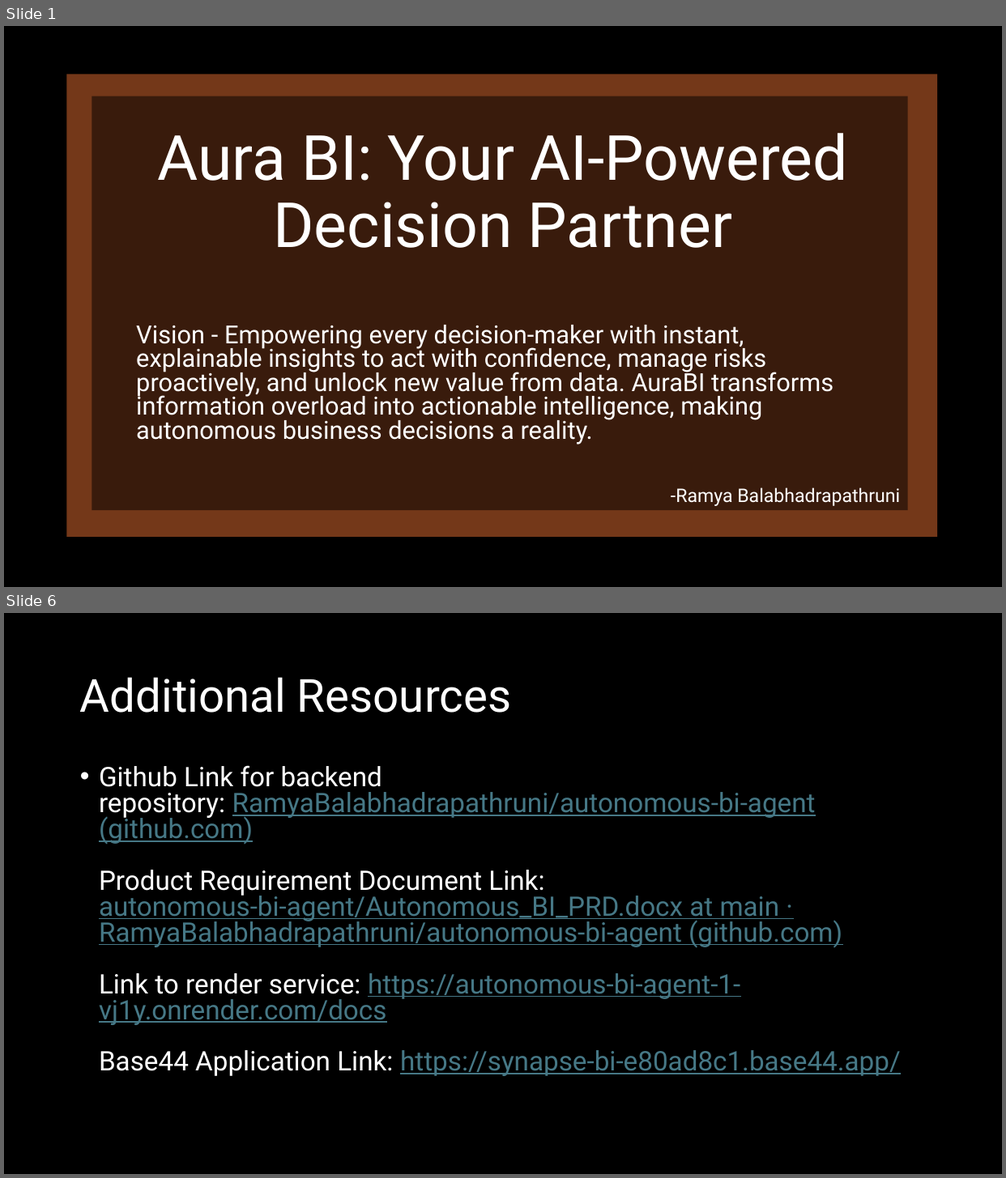
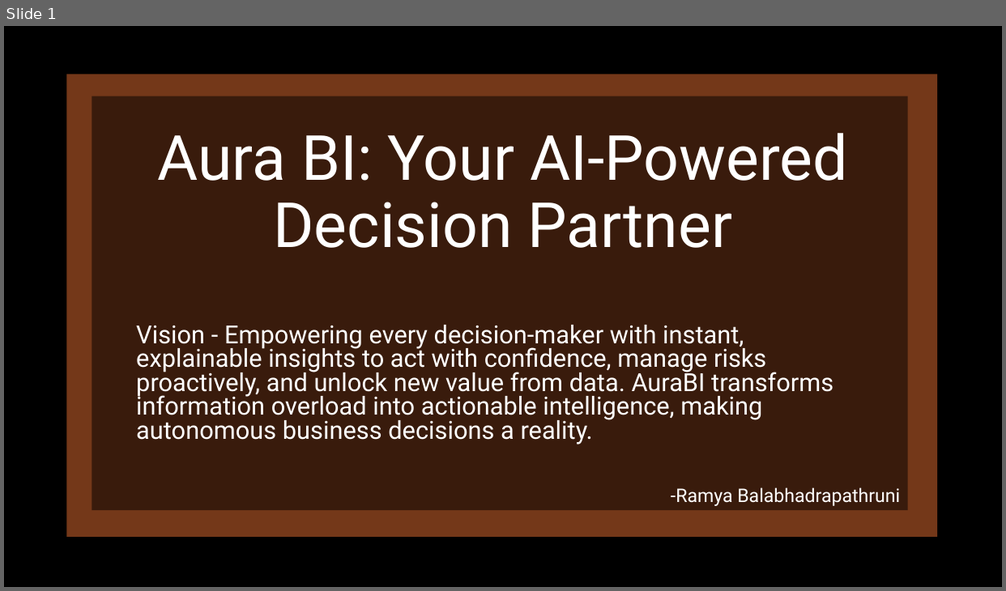
Before and after one commit to RamyaBalabhadrapathruni/autonomous-bi-agent-backup, a slide deck: AuraBI_theautonomousagent.pptx. Shown one above the other, each under a label of ours: slides 1 and 6 before the commit, slide 1 after it; the slides between them are not shown. The pictures are 1006x1178 and 1006x591 pixels, drawn with LibreOffice and Linux fonts; fonts in the diff are those of the drawing. Boxes give left, top, right and bottom in pixels: in the first picture for what was removed or moved away, otherwise in the second. Text is boxed around its words. In the diff, an @@ line names an element or a change of style, - is before the commit and + after.

```diff
--- a/AuraBI_theautonomousagent.pptx
+++ b/AuraBI_theautonomousagent.pptx
@@ slide 6 removed at box(4, 613, 1002, 1174), background #000000 @@
@@ title removed at box(80, 677, 511, 713) @@
-Additional Resources
@@ text removed at box(99, 765, 901, 1076) @@
-• Github Link for backend repository: RamyaBalabhadrapathruni/autonomous-bi-agent (github.com)
-  Product Requirement Document Link: autonomous-bi-agent/Autonomous_BI_PRD.docx at main · RamyaBalabhadrapathruni/autonomous-bi-agent (github.com)
-  Link to render service: https://autonomous-bi-agent-1-vj1y.onrender.com/docs
-  Base44 Application Link: https://synapse-bi-e80ad8c1.base44.app/
```
Also in this commit, not shown: 4 slides changed, 7 slides added.
